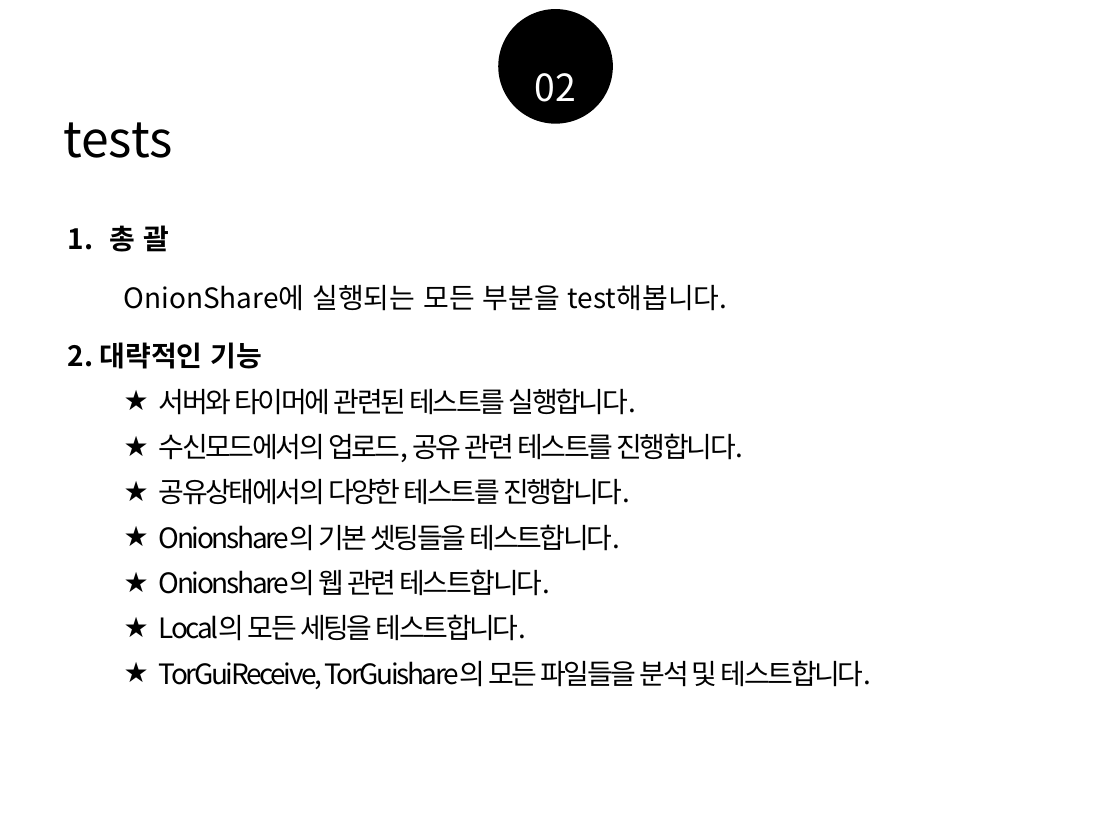
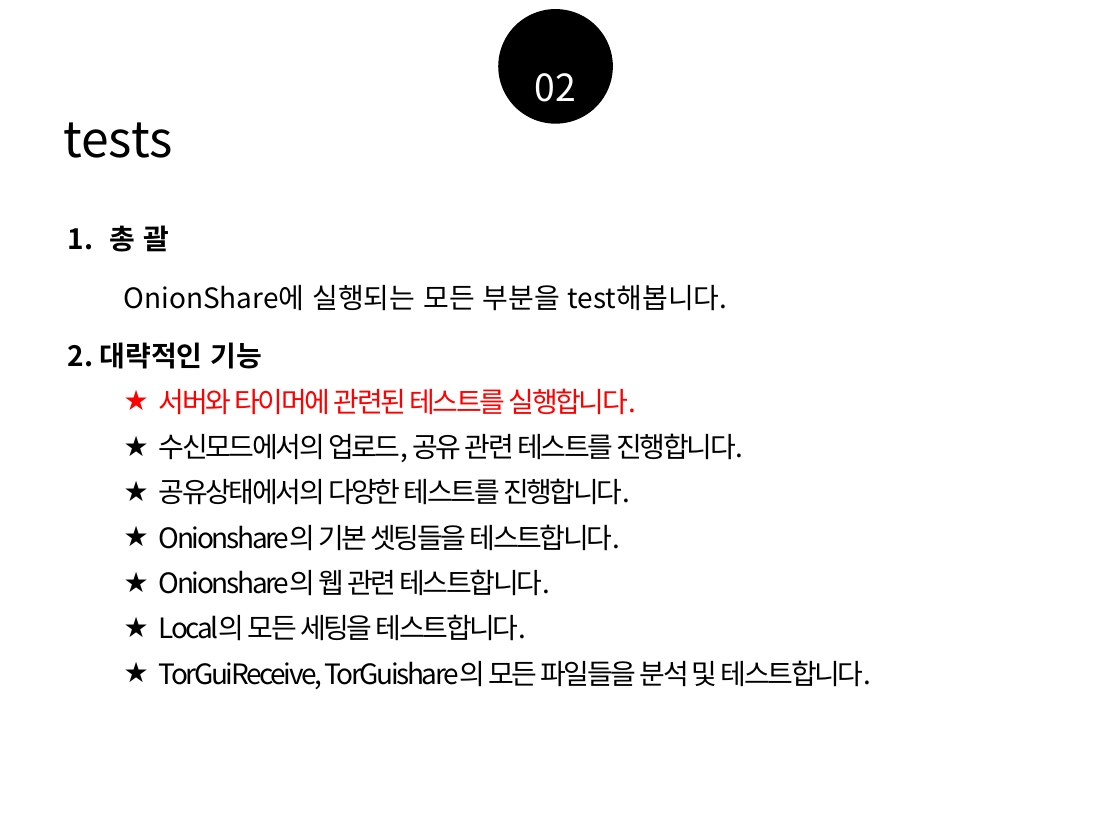
Before and after one commit to Ji-Ha/SW-TeamProject, a slide deck: slide 21 of 코드분석 및 PPT/공쏘 상세기능분석.pptx (slide 20 before the commit). Drawn at 1120x840 pixels with LibreOffice and Linux fonts; fonts in the diff are those of the drawing. Boxes give left, top, right and bottom in pixels: in the first picture for what was removed or moved away, otherwise in the second. Text is boxed around its words. In the diff, an @@ line names an element or a change of style, - is before the commit and + after.

```diff
--- a/코드분석 및 PPT/공쏘 상세기능분석.pptx
+++ b/코드분석 및 PPT/공쏘 상세기능분석.pptx
@@ text at (x1=159, y1=388, x2=636, y2=415): text colour #000000 to #FF0000 in "서버와 타이머에 관련된 테스트를 실행합니다." @@
```
Also in this commit, not shown: 4 other slides changed, 1 slide added, 1 other file.
